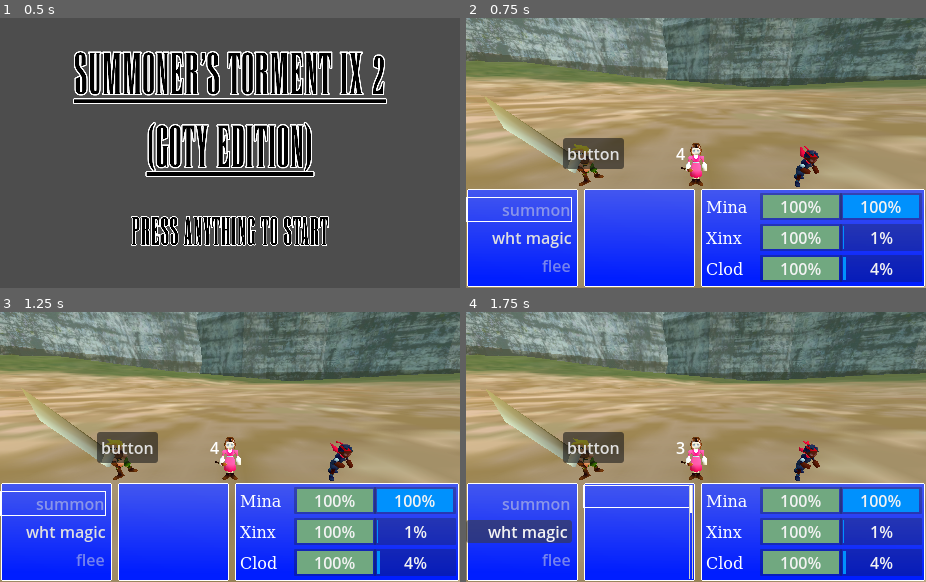
Above: before the commit, frames 1-4 (two rows, left to right).
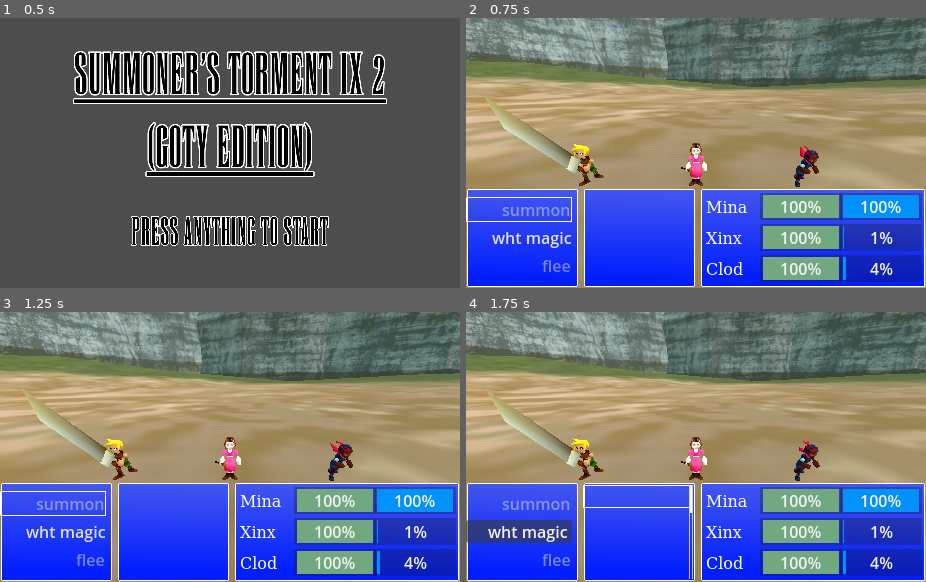
Above: after the commit, the same moments.

Repository: ludovino/BuiltToScale2024
Game: Godot game, scene res://ui/start_menu_ui/start_menu_ui.tscn
Two runs of this game, one before a commit and one after it. Both use one fixed random seed, a clock stepped at 60 frames per second and the inputs below.
Inputs:
- Up to frame 1 (0.5 s): no input
- Up to frame 2 (0.75 s): tap Enter (ui_accept) at 0.5 s; hold Right (ui_right) from 0.53 s (still down)
- Up to frame 3 (1.25 s): keep holding Right (ui_right); tap Enter (ui_accept) at 0.77 s
- Up to frame 4 (1.75 s): release Right (ui_right) at 1.25 s; click "wht magic" at 1.25 s

Frame 1 is identical in both runs. In frame 2, 1.5% of the frame differs, in the area x 21-48%, y 44-56%; in frame 3, 1.5%; in frame 4, 1.5%.
Error after the commit: Parse Error: Could not find type "Minigame" in the current scope. (res://global_scripts/battle.gd:4)

Commit message:
Created credits UI and linked to victory screen

Diff:
--- a/global_scripts/base_minigame.gd
+++ b/ui/credits_ui/credits_ui.gd
@@ -1,20 +1,14 @@
-class_name Minigame
-extends Node3D
+extends Node
 
-@export var battle_ui_disabled : bool
 
-signal succeeded
-signal failed
+# Called when the node enters the scene tree for the first time.
+func _ready() -> void:
+	pass # Replace with function body.
 
-#override these functions
 
-#func _ready() -> void:
-#	variable initialization goes here
-
-#func _enter_tree() -> void:
-#	start / restart the minigame
-#	make the camera active, start the clock, etc etc
-
-#func _exit_tree() -> void:
-#	end the minigame
-#	deactivate the camera
+# Called every frame. 'delta' is the elapsed time since the previous frame.
+func _process(delta: float) -> void:
+	if(Input.is_action_just_pressed("menu_button_1")):
+		get_tree().change_scene_to_file("res://ui/start_menu_ui/start_menu_ui.tscn")
+	if(Input.is_action_just_pressed("menu_button_2")):
+		get_tree().quit()
--- /dev/null
+++ b/ui/credits_ui/credits_ui.tscn
@@ -0,0 +1,100 @@
+[gd_scene load_steps=3 format=3 uid="uid://746v0byhac10"]
+
+[ext_resource type="Theme" uid="uid://c7islvxpjqnki" path="res://ui/retro_theme.tres" id="1_wydlt"]
+[ext_resource type="Script" path="res://ui/credits_ui/credits_ui.gd" id="2_sqjrs"]
+
+[node name="CreditsUi" type="Control"]
+layout_mode = 3
+anchors_preset = 15
+anchor_right = 1.0
+anchor_bottom = 1.0
+grow_horizontal = 2
+grow_vertical = 2
+theme = ExtResource("1_wydlt")
+script = ExtResource("2_sqjrs")
+
+[node name="Panel" type="Panel" parent="."]
+custom_minimum_size = Vector2(0, 30)
+layout_mode = 2
+offset_left = 186.0
+offset_top = 10.0
+offset_right = 286.0
+offset_bottom = 40.0
+
+[node name="Label" type="Label" parent="Panel"]
+layout_mode = 0
+offset_left = 20.0
+offset_top = 2.0
+offset_right = 80.0
+offset_bottom = 42.0
+text = "CREDITS"
+
+[node name="VBoxContainer" type="VBoxContainer" parent="."]
+layout_mode = 0
+offset_left = 87.0
+offset_top = 69.0
+offset_right = 387.0
+offset_bottom = 167.0
+
+[node name="Panel2" type="Panel" parent="VBoxContainer"]
+custom_minimum_size = Vector2(0, 30)
+layout_mode = 2
+
+[node name="Label" type="Label" parent="VBoxContainer/Panel2"]
+layout_mode = 0
+offset_left = 69.0
+offset_top = 2.0
+offset_right = 347.0
+offset_bottom = 42.0
+text = "Olly: Code, Design, SFX"
+
+[node name="Panel3" type="Panel" parent="VBoxContainer"]
+custom_minimum_size = Vector2(0, 30)
+layout_mode = 2
+
+[node name="Label" type="Label" parent="VBoxContainer/Panel3"]
+layout_mode = 0
+offset_left = 62.0
+offset_top = 2.0
+offset_right = 258.0
+offset_bottom = 42.0
+text = "Vivian: 3D Art, Animation"
+
+[node name="Panel4" type="Panel" parent="VBoxContainer"]
+custom_minimum_size = Vector2(0, 30)
+layout_mode = 2
+
+[node name="Label" type="Label" parent="VBoxContainer/Panel4"]
+layout_mode = 0
+offset_left = 106.0
+offset_top = 2.0
+offset_right = 246.0
+offset_bottom = 42.0
+text = "Joseph: Code"
+
+[node name="Panel5" type="Panel" parent="VBoxContainer"]
+custom_minimum_size = Vector2(0, 30)
+layout_mode = 2
+
+[node name="Label" type="Label" parent="VBoxContainer/Panel5"]
+layout_mode = 0
+offset_left = 74.0
+offset_top = 2.0
+offset_right = 238.0
+offset_bottom = 42.0
+text = "Tina: Additional Design"
+
+[node name="Panel2" type="Panel" parent="."]
+custom_minimum_size = Vector2(0, 30)
+offset_left = 99.0
+offset_top = 218.0
+offset_right = 379.0
+offset_bottom = 248.0
+
+[node name="Label" type="Label" parent="Panel2"]
+layout_mode = 0
+offset_left = 12.0
+offset_top = 2.0
+offset_right = 266.0
+offset_bottom = 42.0
+text = "Press A To Continue, Press B To Quit"
